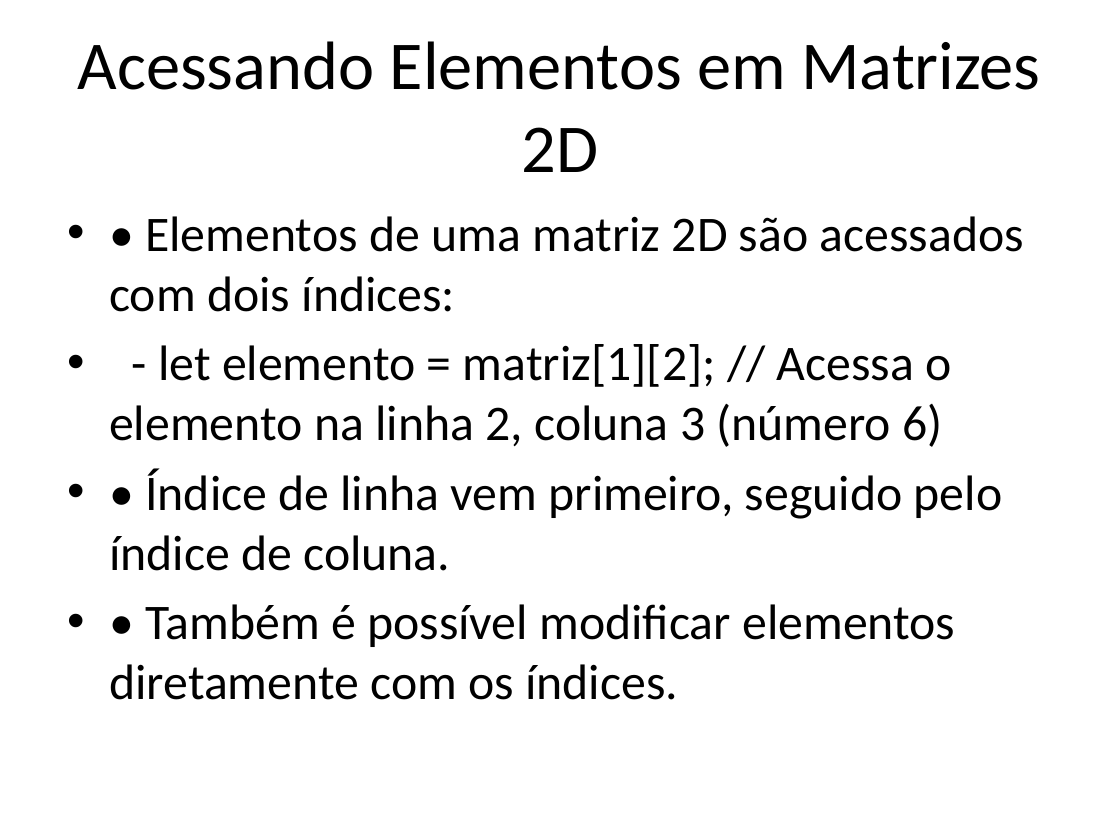
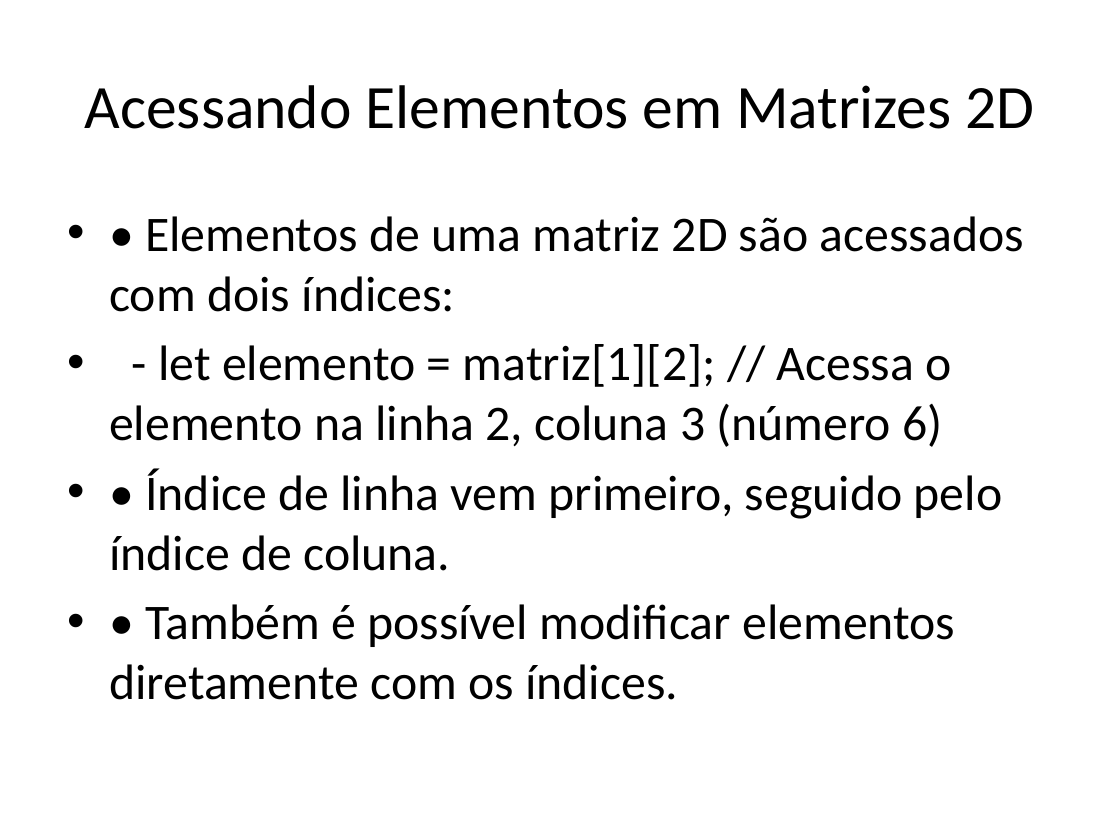
Before and after one commit to dfpires/progcomp2-2024b, a slide deck: slide 4 of matrizes_2d_javascript.pptx. Drawn at 1120x840 pixels with LibreOffice and Linux fonts; fonts in the diff are those of the drawing. Boxes give left, top, right and bottom in pixels: in the first picture for what was removed or moved away, otherwise in the second. Text is boxed around its words. In the diff, an @@ line names an element or a change of style, - is before the commit and + after.

```diff
--- a/matrizes_2d_javascript.pptx
+++ b/matrizes_2d_javascript.pptx
@@ title "Acessando Elementos em Matrizes 2D" at (85,85,1034,129): size 44 to 39.6 pt @@
```
Also in this commit, not shown: 3 other slides changed, 5 slides added.
